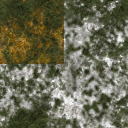
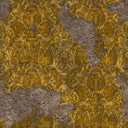
Layer changes from the first 128 x 128 image to the second:
hid group "y (grass)" (2 layers) over [0, 0, 128, 128]
showed group "y (rips)" (2 layers) over [0, 0, 128, 128]
painted on "Background" over [0, 0, 128, 128]
